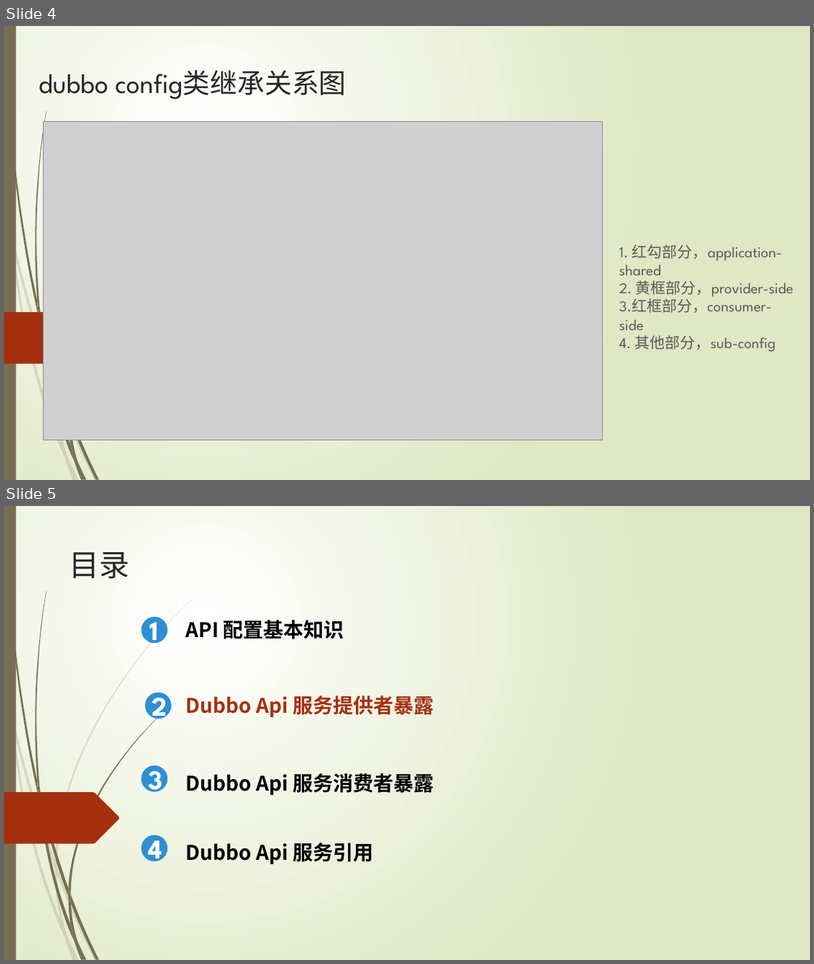
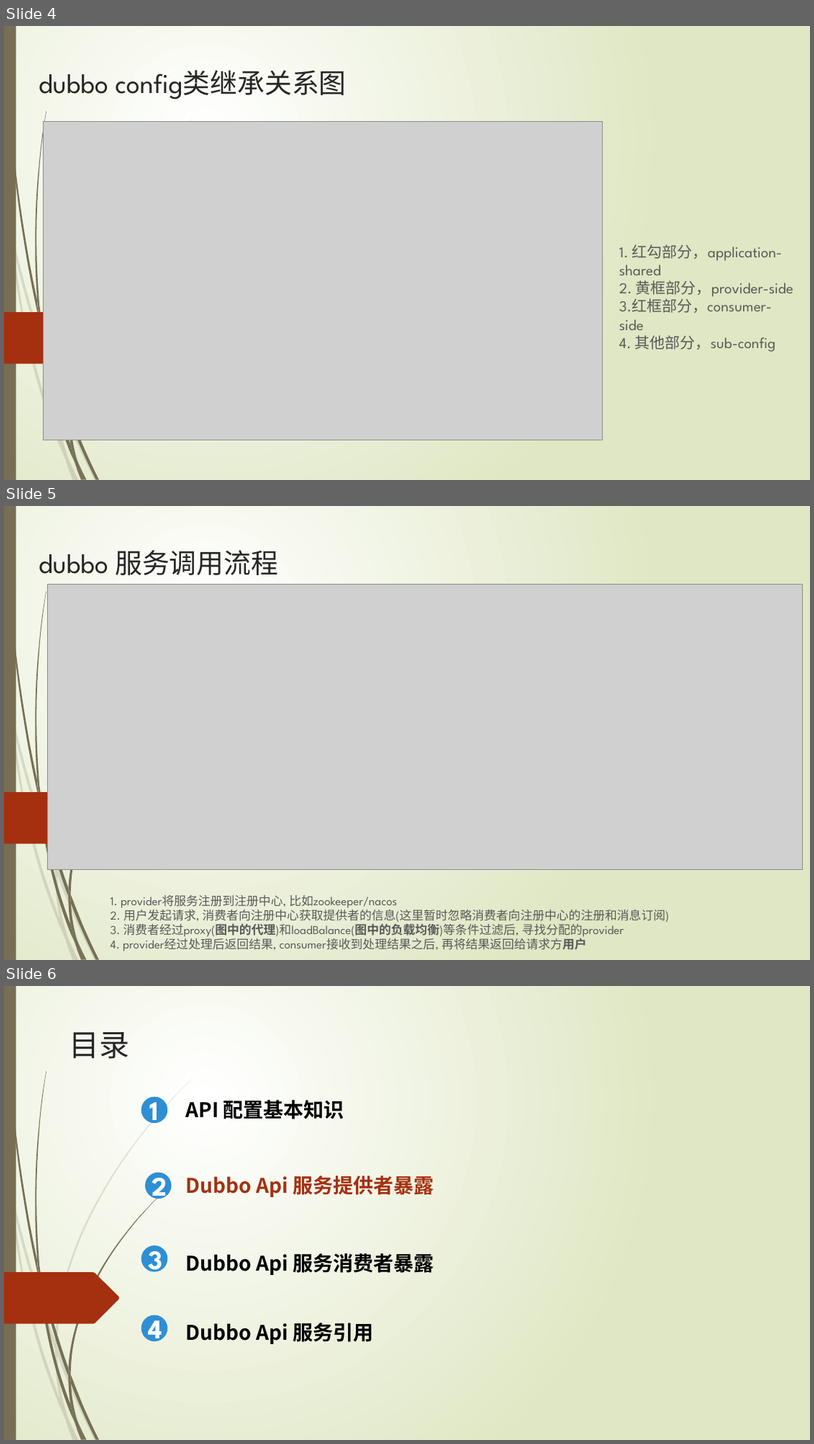
Before and after one commit to ityongman/Source_code_from-entry_to_giveup, a slide deck: dubbo/Dubbo 分析之API配置 v1.0 (二).pptx. Shown one above the other, each under a label of ours: slides 4 and 5 before the commit, slides 4, 5 and 6 after it. The pictures are 814x964 and 814x1444 pixels, drawn with LibreOffice and Linux fonts; fonts in the diff are those of the drawing; grey boxes stand for pictures. Boxes give left, top, right and bottom in pixels: in the first picture for what was removed or moved away, otherwise in the second. Text is boxed around its words. In the diff, an @@ line names an element or a change of style, - is before the commit and + after.

```diff
--- a/dubbo/Dubbo 分析之API配置 v1.0 (二).pptx
+++ b/dubbo/Dubbo 分析之API配置 v1.0 (二).pptx
@@ slide 5 added at (x1=4, y1=506, x2=810, y2=960), background gradient #FFFFFF to #DFE8C4; not listed: 23 template elements that a slide beside it also shows @@
@@ text added at (x1=39, y1=550, x2=278, y2=575), 32.4 pt, text #262626 @@
+dubbo 服务调用流程
@@ picture added at (x1=47, y1=584, x2=803, y2=870) @@
@@ text added at (x1=111, y1=895, x2=670, y2=951), 14.4 pt, text #595959 @@
+1. provider将服务注册到注册中心, 比如zookeeper/nacos
+2. 用户发起请求, 消费者向注册中心获取提供者的信息(这里暂时忽略消费者向注册中心的注册和消息订阅)
+3. 消费者经过proxy(图中的代理)和loadBalance(图中的负载均衡)等条件过滤后, 寻找分配的provider
+4. provider经过处理后返回结果, consumer接收到处理结果之后, 再将结果返回给请求方用户
@@ what was slide 5 is now slide 6 @@
```
Also in this commit, not shown: 1 slide changed, 4 other files.
